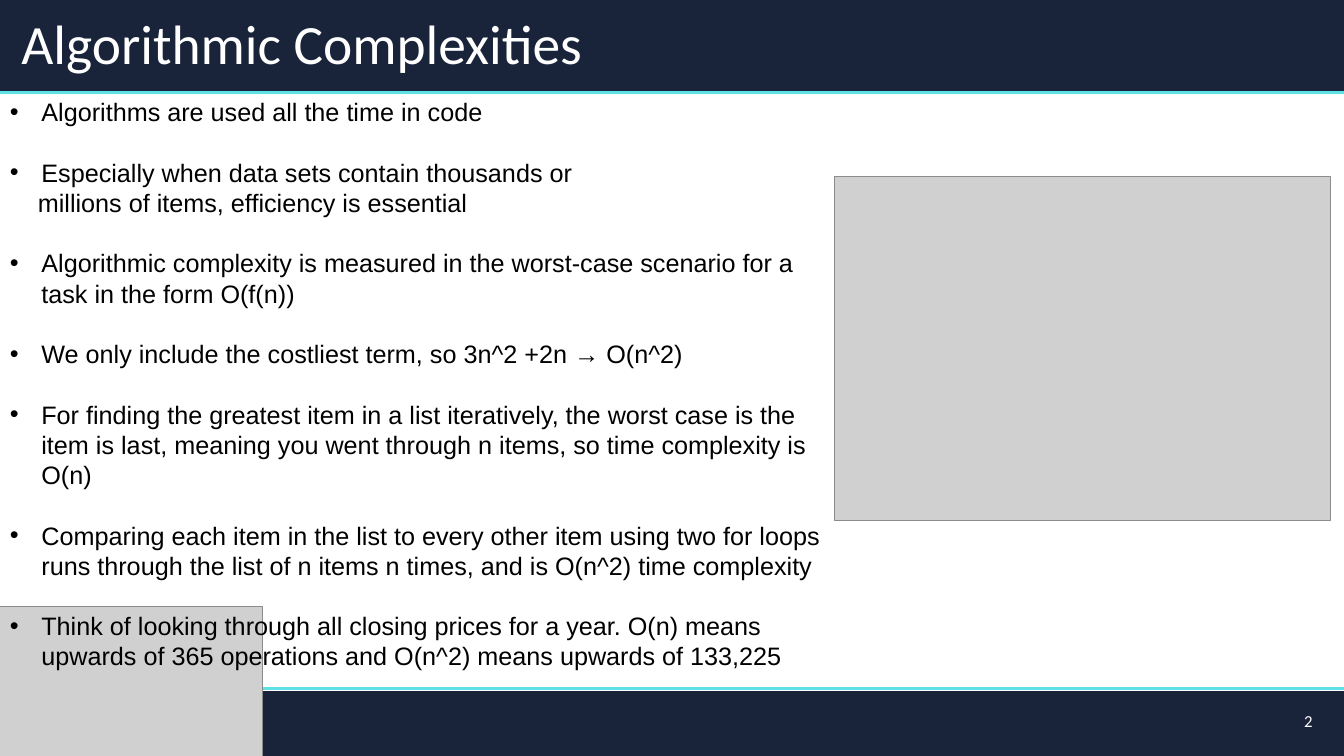
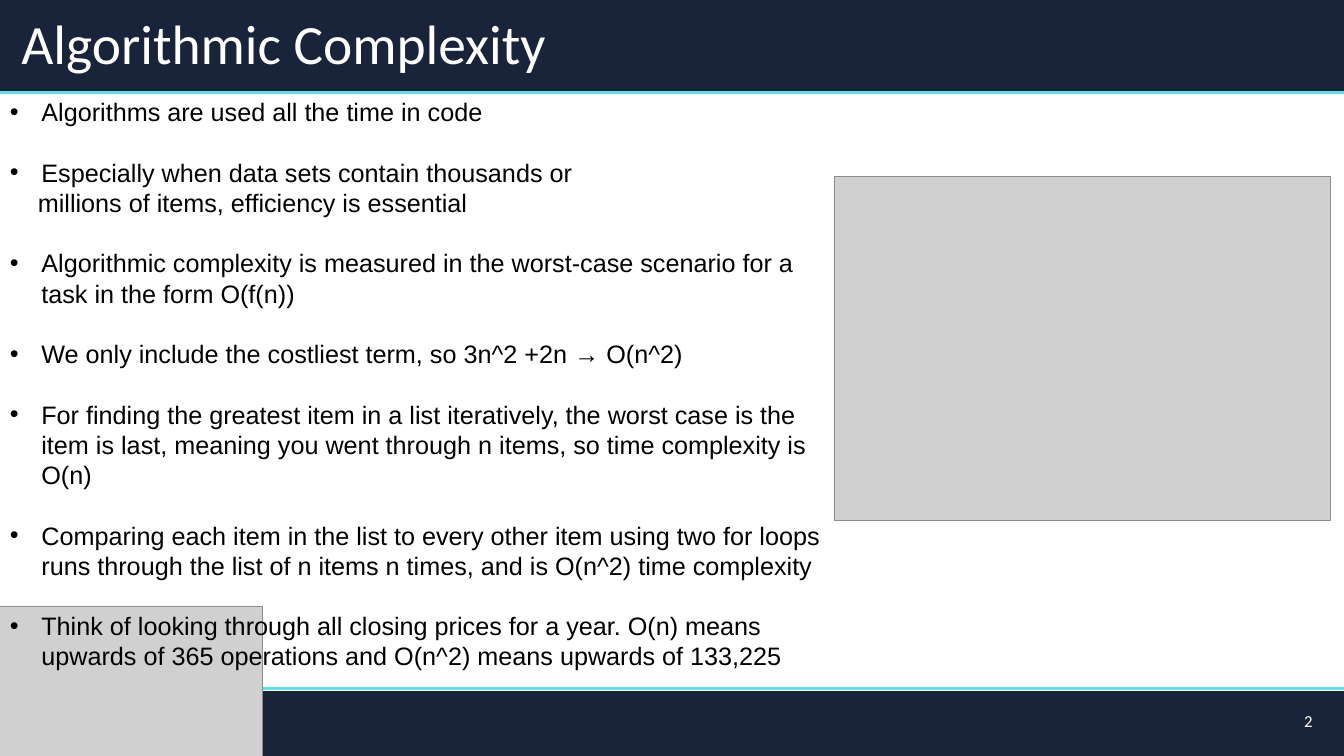
Before and after one commit to FinTechIU/pySupp, a slide deck: slide 2 of FA24/WK4/CodingSessionFour.pptx. Drawn at 1344x756 pixels with LibreOffice and Linux fonts; fonts in the diff are those of the drawing; grey boxes stand for pictures. Boxes give left, top, right and bottom in pixels: in the first picture for what was removed or moved away, otherwise in the second. Text is boxed around its words. In the diff, an @@ line names an element or a change of style, - is before the commit and + after.

```diff
--- a/FA24/WK4/CodingSessionFour.pptx
+++ b/FA24/WK4/CodingSessionFour.pptx
@@ title at (21,25,546,74): text changed @@
-Algorithmic Complexities
+Algorithmic Complexity
```
Also in this commit, not shown: 2 other slides changed.
